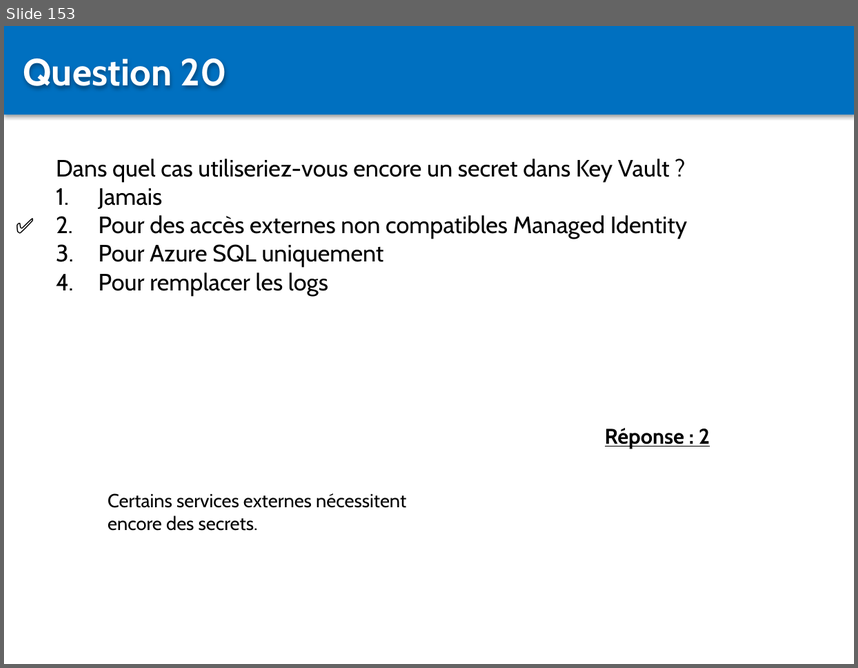
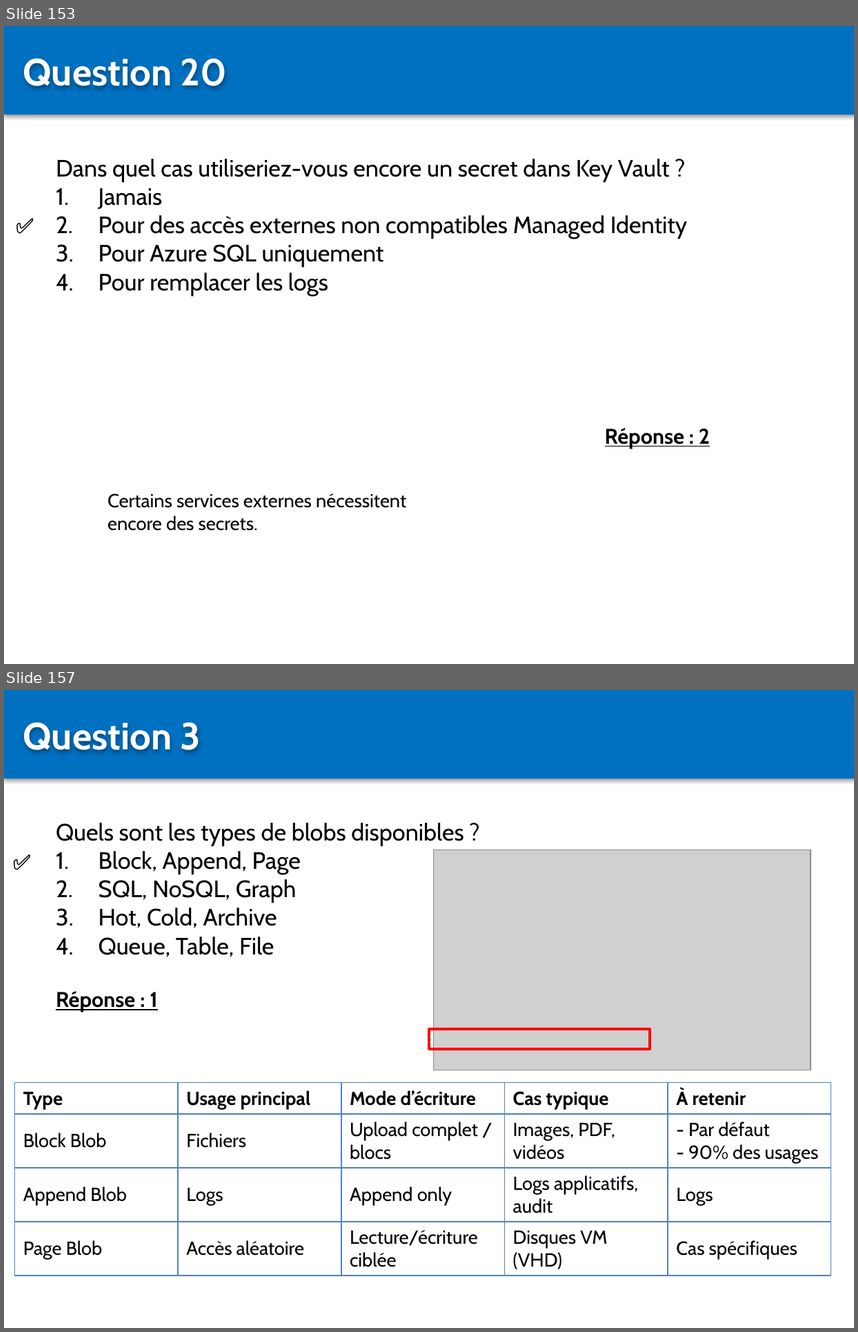
Before and after one commit to Sybaris-Classroom/az-204, a slide deck: Quiz/Quiz.pptx. Shown one above the other, each under a label of ours: slide 153 before the commit, slides 153 and 157 after it; the slides between them are not shown. The pictures are 858x668 and 858x1332 pixels, drawn with LibreOffice and Linux fonts; fonts in the diff are those of the drawing; grey boxes stand for pictures. Boxes give left, top, right and bottom in pixels: in the first picture for what was removed or moved away, otherwise in the second. Text is boxed around its words. In the diff, an @@ line names an element or a change of style, - is before the commit and + after.

```diff
--- a/Quiz/Quiz.pptx
+++ b/Quiz/Quiz.pptx
@@ slide 157 added at [4, 690, 854, 1328], background #FFFFFF @@
@@ rectangle added at [4, 690, 854, 778], fill #0070C0 @@
@@ text added at [23, 722, 201, 752], 32 pt, text #FFFFFF, bold @@
+Question 3
@@ text added at [56, 822, 464, 957], 20 pt, text #000000 @@
+Quels sont les types de blobs disponibles ?
+1. Block, Append, Page
+2. SQL, NoSQL, Graph
+3. Hot, Cold, Archive
+4. Queue, Table, File
@@ text added at [4, 845, 56, 879], 18 pt, text #000000, bold @@
+✅
@@ picture added at [433, 850, 811, 1070] @@
@@ text added at [56, 991, 157, 1012], 18 pt, text #000000, bold, underline @@
+Réponse : 1
@@ rectangle added at [429, 1029, 650, 1049], outline #FF0000 2 pt @@
@@ table added at [15, 1083, 831, 1276], 4 rows, 5 columns @@
+Type | Usage principal | Mode d’écriture | Cas typique | À retenir
+Block Blob | Fichiers | Upload complet / blocs | Images, PDF, vidéos | - Par défaut / - 90% des usages
+Append Blob | Logs | Append only | Logs applicatifs, audit | Logs
+Page Blob | Accès aléatoire | Lecture/écriture ciblée | Disques VM (VHD) | Cas spécifiques
```
Also in this commit, not shown: 22 other slides added, 8 other files.
